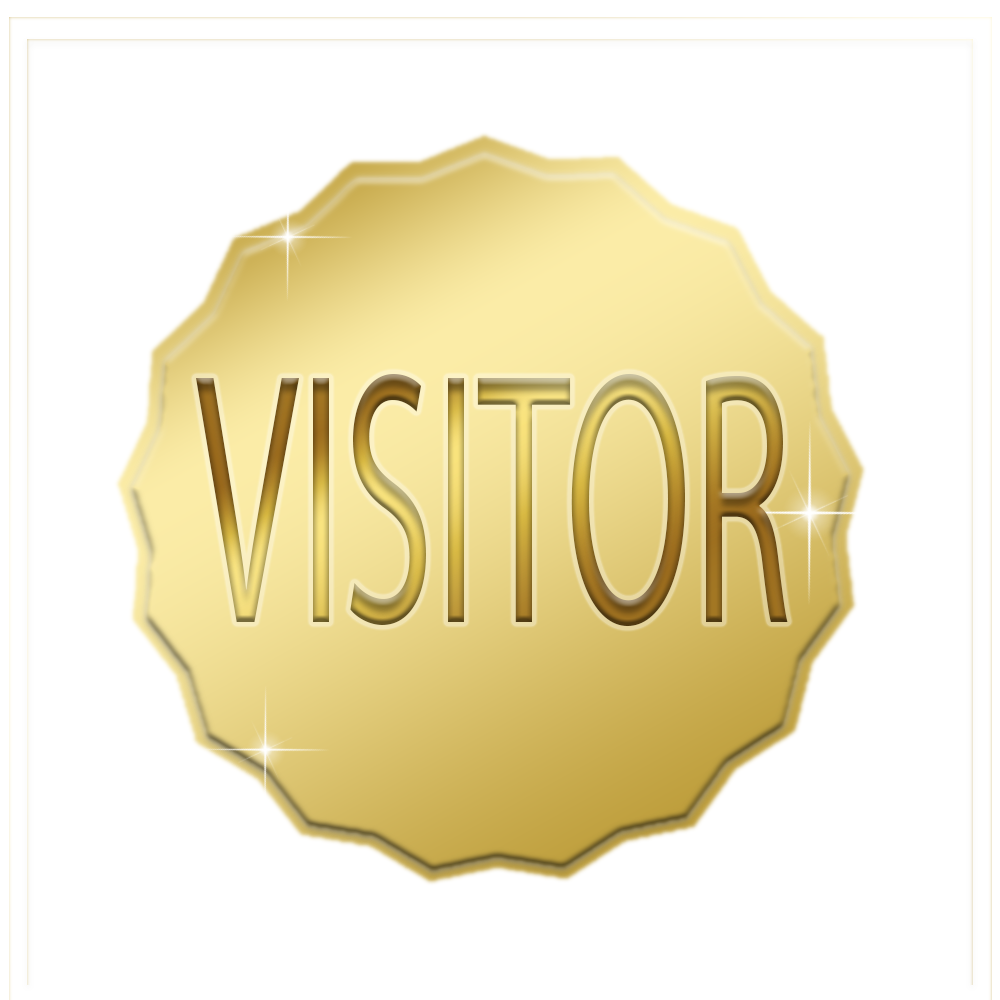
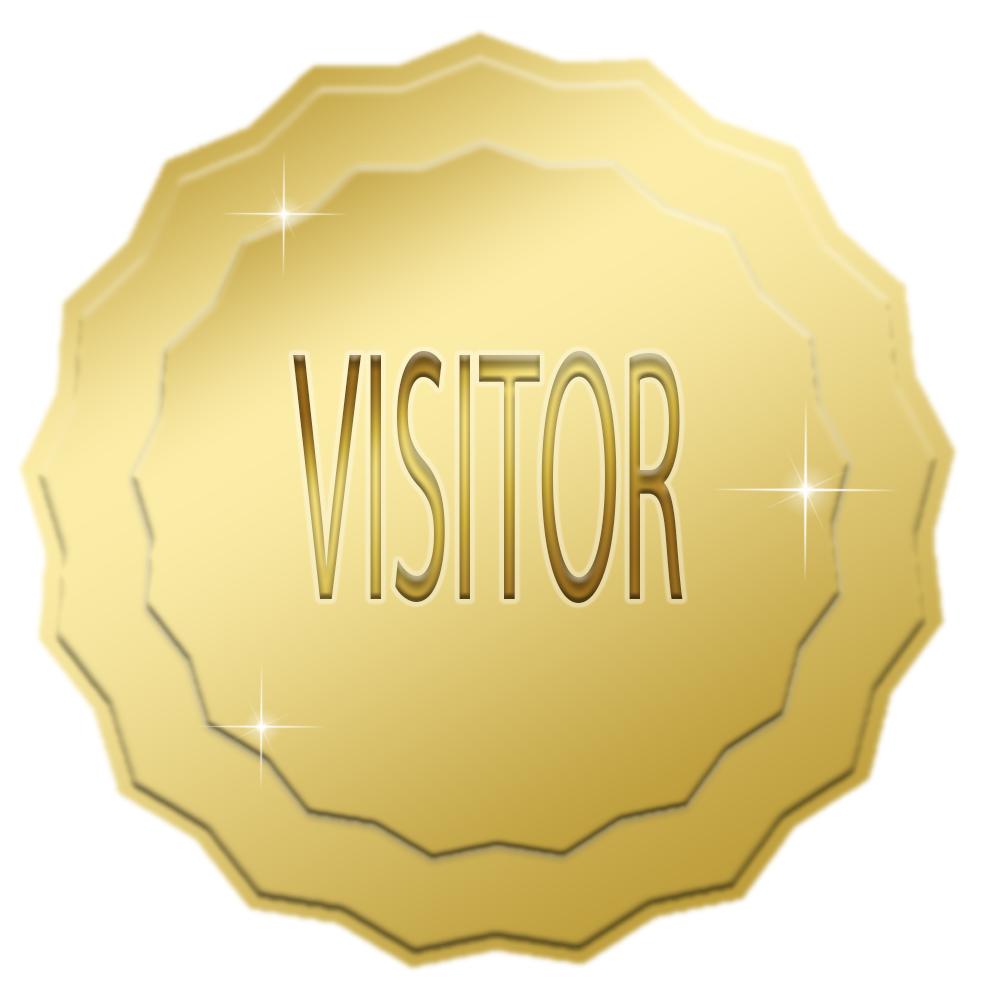
Layered file, before and after one edit (1000x1000). Changes by layer:
painted on "VISITOR" over (196, 350, 788, 627)
added layer "Layer 3" above "Layer 1 copy" over (196, 149, 899, 791)
added layer "Layer 1 copy" (1st of 2) (lighten) above "Layer 2" over (127, 137, 854, 863)
painted on "Layer 2" over (16, 28, 961, 973)
hid "Layer 1 copy" (2nd of 2) over (27, 39, 973, 985)
hid "Layer 1" over (9, 17, 992, 1000)
